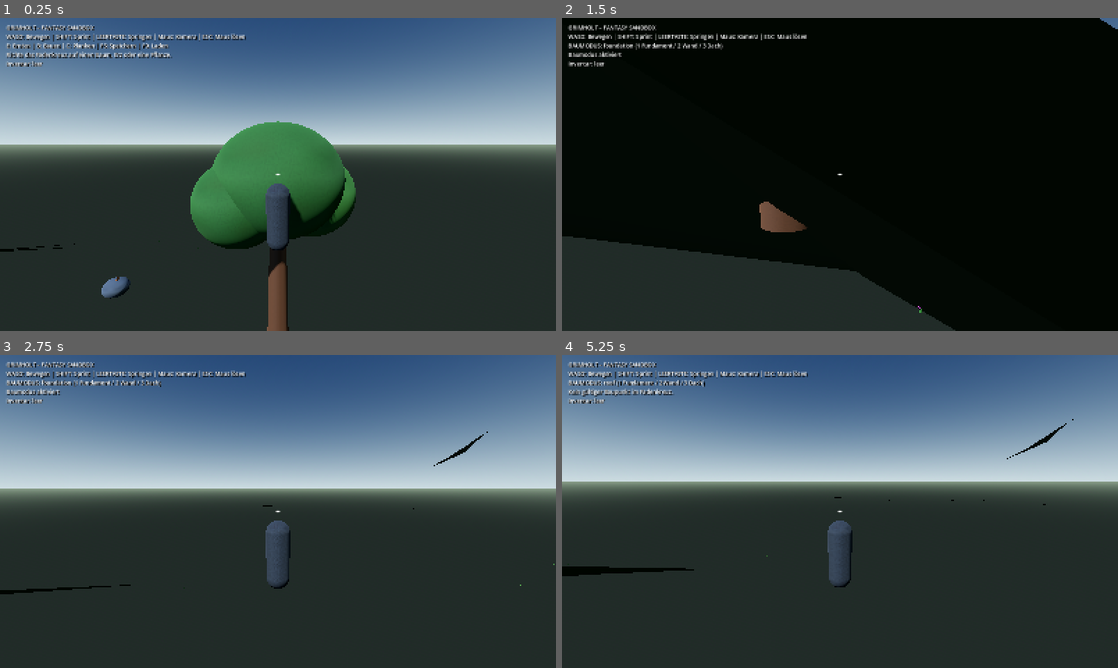
Above: before the commit, frames 1-4 (two rows, left to right).
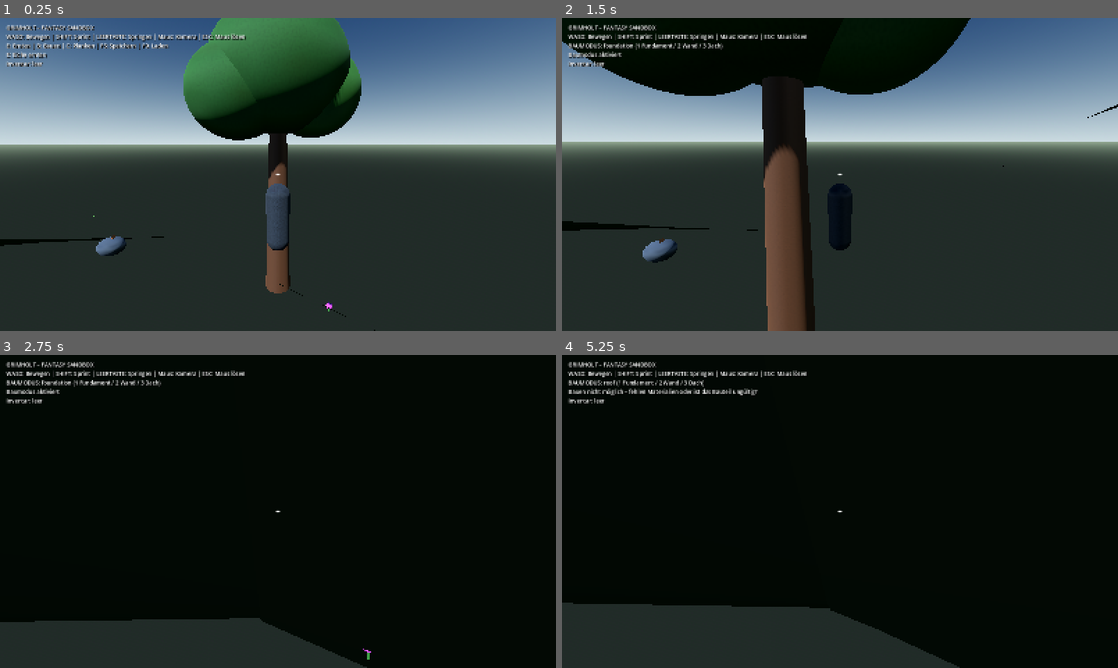
Above: after the commit, the same moments.

Repository: HazelTheSquirrel/Grimholt-Test
Game: Godot game, scene res://scenes/main.tscn
The game is run twice, just before and just after one commit, with the same random seed, the same clock (stepped at 60 frames per second) and the same inputs.
Inputs (mouse positions are in pixels of both pictures, inside the frame that each line leads up to):
- Up to frame 1 (0.25 s): no input
- Up to frame 2 (1.5 s): tap Enter at 0.5 s; move the mouse to (867, 174) at 0.52 s; hold W (move_forward) from 0.53 s (still down); tap E at 0.6 s; click (867, 174) at 0.67 s; tap Space at 0.77 s; move the mouse to (812, 174) at 1.27 s; tap B at 1.35 s
- Up to frame 3 (2.75 s): keep holding W (move_forward); tap Space at 1.52 s; move the mouse to (289, 505) at 2.02 s; tap 1 at 2.1 s
- Up to frame 4 (5.25 s): keep holding W (move_forward); move the mouse to (834, 517) at 2.77 s; tap 2 at 2.85 s; click (834, 517) at 2.92 s; tap Space at 3.02, 3.77, 4.52 s; move the mouse to (878, 514) at 3.52 s; tap 3 at 3.6 s; move the mouse to (795, 508) at 4.27 s; tap C at 4.35 s; move the mouse to (845, 511) at 5.02 s; hold Shift from 5.03 s (still down); click (845, 511) at 5.17 s

The runs differ from the first frame. In frame 1, 20% of the frame differs, in the area x 0-68%, y 0-100%; in frame 2, 69%; in frame 3, 91%, in the area x 0-100%, y 0-100%; in frame 4, 87%.

Commit message:
Use validated terrain spawn position after synchronous spawn chunk creation

Diff:
--- a/Grimholt/scripts/main.gd
+++ b/Grimholt/scripts/main.gd
@@ -19,7 +19,7 @@
     var inventory := player.get_node("Inventory") as GrimholtInventory
     player.inventory = inventory
     player.building_system = building_system
-    player.global_position = Vector3(0.0, terrain.height_at(0.0, 0.0) + 5.0, 0.0)
+    player.global_position = terrain.get_safe_spawn_position()
     terrain.populate_resources(inventory)
     for child in terrain.get_children():
         if child is GrimholtResourceNode:
